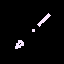
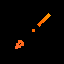
Layer changes from the first 64 × 64 image to the second:
painted on "Calque #2" over <box>15,13,51,49</box>
showed group "Groupe de calques #1" (5 layers), opacity 93% → 16% over <box>15,13,51,49</box>
painted on "Calque #1" over <box>15,13,51,49</box>
